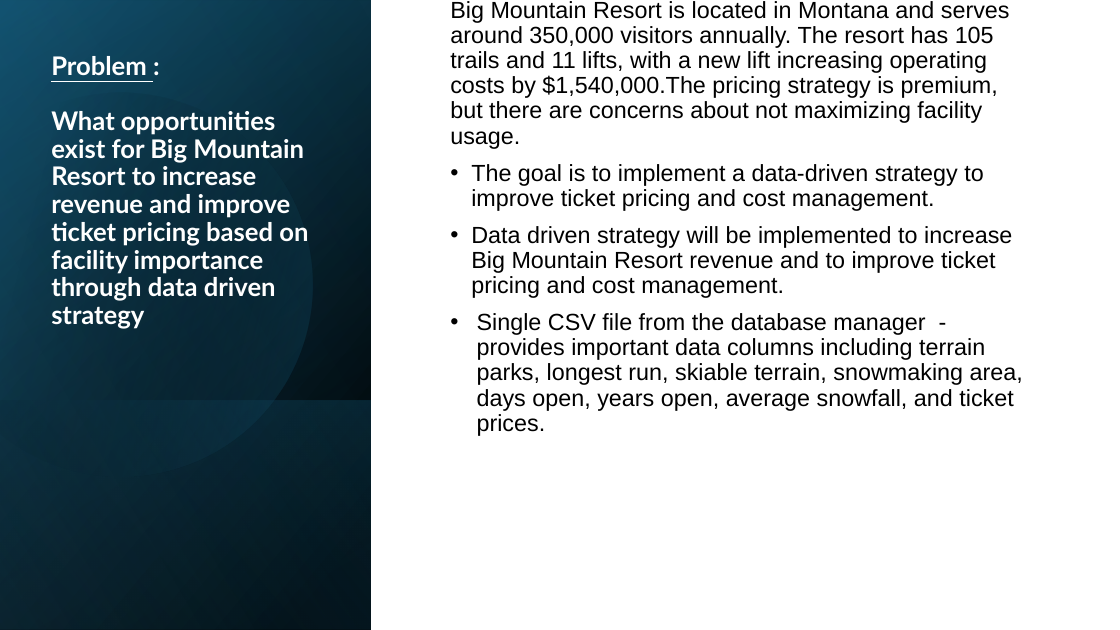
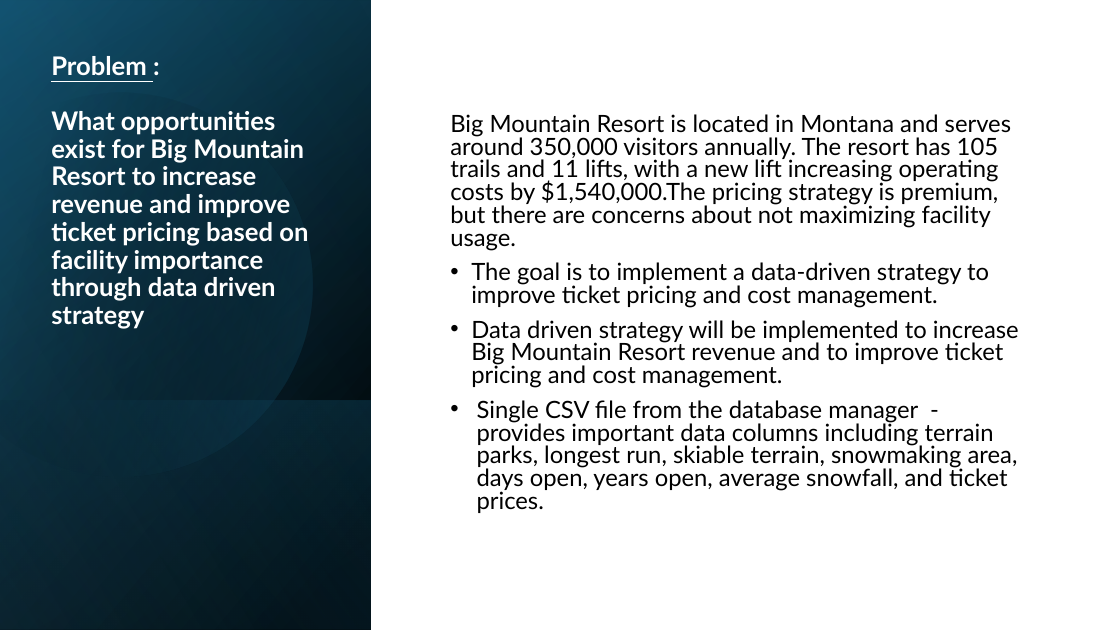
Before and after one commit to npandey472/DataScienceGuidedCapstone, a slide deck: slide 2 of Guided Capstone Presentation - for the Executive Team.pptx. Drawn at 1120x630 pixels with LibreOffice and Linux fonts; fonts in the diff are those of the drawing. Boxes give left, top, right and bottom in pixels: in the first picture for what was removed or moved away, otherwise in the second. Text is boxed around its words. In the diff, an @@ line names an element or a change of style, - is before the commit and + after.

```diff
--- a/Guided Capstone Presentation - for the Executive Team.pptx
+++ b/Guided Capstone Presentation - for the Executive Team.pptx
@@ text "Big Mountain Resort is located ...": place and size @@
-text "Big Mountain Resort is located ..." at [450,1,1023,436]
+text "Big Mountain Resort is located ..." at [450,114,1019,513]
@@ text "Big Mountain Resort is located ..." at [450,114,1019,513]: size 20 to 20.4 pt, font Arial to Lato; line spacing 0.9 to 0.8 @@
```
Also in this commit, not shown: 4 other slides changed.
